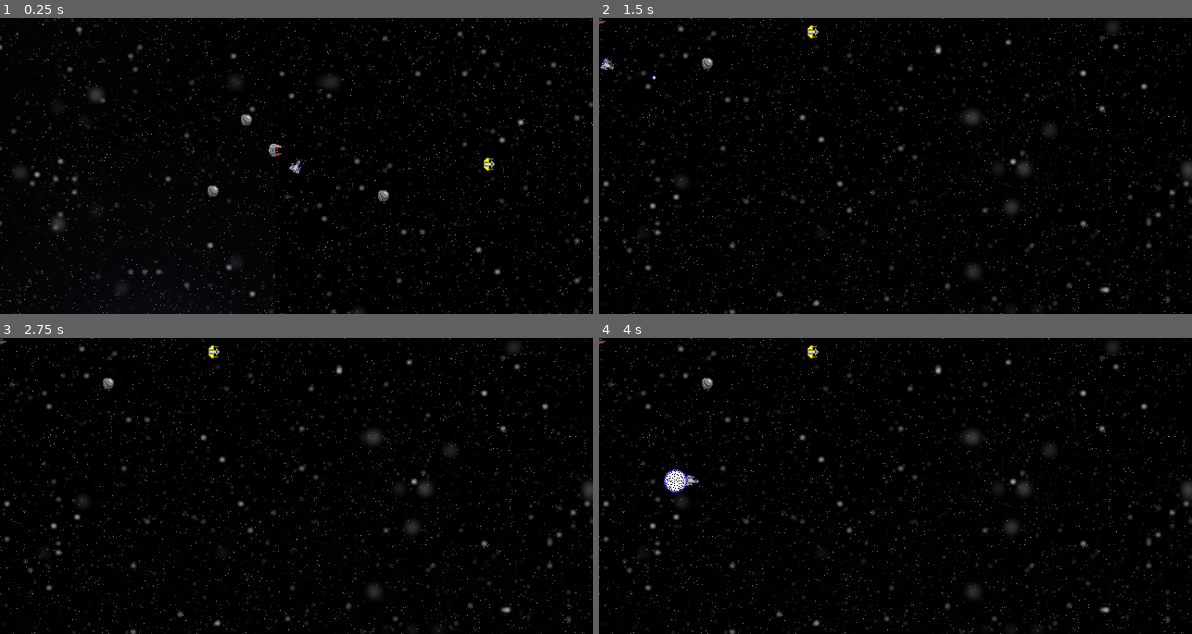
Above: before the commit, frames 1-4 (two rows, left to right).
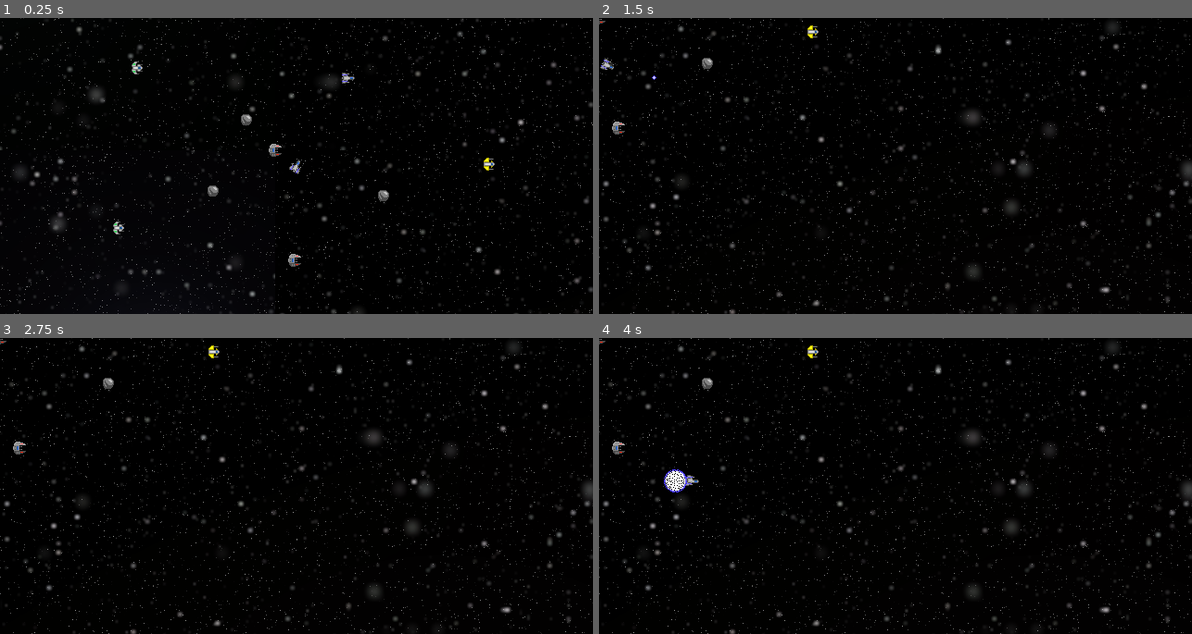
Above: after the commit, the same moments.

Repository: vYORKv/Sector-Flashpoint
Game: Godot game, scene res://Scenes/Game.tscn
Same seed, same stepped clock (60 frames per second), same inputs: the game is played once before the commit and once after it. Sound files missing from this copy of the repository are replaced by a short silence.
Inputs (mouse positions are in pixels of both pictures, inside the frame that each line leads up to):
- Up to frame 1 (0.25 s): no input
- Up to frame 2 (1.5 s): tap Enter (ui_accept) at 0.5, 0.77 s; move the mouse to (1025, 151) at 0.52 s; hold D (strafe_right) 0.53-1.28 s; hold F (combat_speed) 0.53-1.28 s; move the mouse to (776, 180) at 1.27 s; hold S (reverse) from 1.28 s (still down); click (776, 180) at 1.35 s
- Up to frame 3 (2.75 s): tap Enter (ui_accept) at 1.52 s; move the mouse to (355, 420) at 2.02 s; release S (reverse) at 2.03 s; hold D (strafe_right) from 2.03 s (still down); hold F (combat_speed) from 2.03 s (still down)
- Up to frame 4 (4 s): tap Enter (ui_accept) at 2.75, 3.02, 3.77 s; move the mouse to (865, 545) at 2.77 s; release D (strafe_right) at 2.78 s; release F (combat_speed) at 2.78 s; hold W (forward) 2.78-3.53 s; click (865, 545) at 2.85 s; move the mouse to (1073, 530) at 3.52 s; hold A (strafe_left) from 3.53 s (still down); hold F (combat_speed) from 3.53 s (still down)

The runs differ from the first frame. In frame 1, 0.2% of the frame differs, in the area x 19-60%, y 14-85%; in frame 2, less than 0.1%; in frame 3, less than 0.1%; in frame 4, less than 0.1%.
Error in both runs: Attempt to call function 'queue_free' in base 'null instance' on a null instance. (res://Scripts/Player.gd:124)

Commit message:
Created ship spawn function
+Ship spawn function to spawn ship and set type/alliance. +Finished adding remaining alliances' ship explosion animations.

Diff:
--- a/Scenes/Game.tscn
+++ b/Scenes/Game.tscn
@@ -50,3 +50,9 @@
 
 [node name="ShipSpawn3" type="Node2D" parent="GameLaunch"]
 position = Vector2( 21, 119 )
+
+[node name="ShipSpawn4" type="Node2D" parent="GameLaunch"]
+position = Vector2( -149, -89 )
+
+[node name="ShipSpawn5" type="Node2D" parent="GameLaunch"]
+position = Vector2( -169, 84 )
--- a/Scenes/Objects/ShipExplosion.tscn
+++ b/Scenes/Objects/ShipExplosion.tscn
@@ -18,16 +18,42 @@
 [ext_resource path="res://Graphics/Explosions/blue_expl_08.png" type="Texture" id=16]
 [ext_resource path="res://Graphics/Explosions/blue_expl_07.png" type="Texture" id=17]
 [ext_resource path="res://Audio/SFX/ShipFX/explosion_2.wav" type="AudioStream" id=18]
+[ext_resource path="res://Graphics/Explosions/green_expl_06.png" type="Texture" id=19]
+[ext_resource path="res://Graphics/Explosions/green_expl_04.png" type="Texture" id=20]
+[ext_resource path="res://Graphics/Explosions/green_expl_07.png" type="Texture" id=21]
+[ext_resource path="res://Graphics/Explosions/green_expl_03.png" type="Texture" id=22]
+[ext_resource path="res://Graphics/Explosions/green_expl_05.png" type="Texture" id=23]
+[ext_resource path="res://Graphics/Explosions/green_expl_08.png" type="Texture" id=24]
+[ext_resource path="res://Graphics/Explosions/yellow_expl_03.png" type="Texture" id=25]
+[ext_resource path="res://Graphics/Explosions/yellow_expl_01.png" type="Texture" id=26]
+[ext_resource path="res://Graphics/Explosions/yellow_expl_02.png" type="Texture" id=27]
+[ext_resource path="res://Graphics/Explosions/yellow_expl_04.png" type="Texture" id=28]
+[ext_resource path="res://Graphics/Explosions/yellow_expl_07.png" type="Texture" id=29]
+[ext_resource path="res://Graphics/Explosions/yellow_expl_08.png" type="Texture" id=30]
+[ext_resource path="res://Graphics/Explosions/yellow_expl_05.png" type="Texture" id=31]
+[ext_resource path="res://Graphics/Explosions/yellow_expl_06.png" type="Texture" id=32]
+[ext_resource path="res://Graphics/Explosions/green_expl_01.png" type="Texture" id=33]
+[ext_resource path="res://Graphics/Explosions/green_expl_02.png" type="Texture" id=34]
 
 [sub_resource type="SpriteFrames" id=1]
 animations = [ {
+"frames": [ ExtResource( 33 ), ExtResource( 34 ), ExtResource( 22 ), ExtResource( 20 ), ExtResource( 23 ), ExtResource( 19 ), ExtResource( 21 ), ExtResource( 24 ) ],
+"loop": false,
+"name": "green_explosion",
+"speed": 12.0
+}, {
+"frames": [ ExtResource( 26 ), ExtResource( 27 ), ExtResource( 25 ), ExtResource( 28 ), ExtResource( 31 ), ExtResource( 32 ), ExtResource( 29 ), ExtResource( 30 ) ],
+"loop": false,
+"name": "yellow_explosion",
+"speed": 12.0
+}, {
 "frames": [ ExtResource( 1 ), ExtResource( 8 ), ExtResource( 4 ), ExtResource( 5 ), ExtResource( 6 ), ExtResource( 2 ), ExtResource( 3 ), ExtResource( 7 ), null ],
 "loop": false,
 "name": "red_explosion",
 "speed": 12.0
 }, {
 "frames": [ ExtResource( 10 ), ExtResource( 11 ), ExtResource( 12 ), ExtResource( 15 ), ExtResource( 13 ), ExtResource( 14 ), ExtResource( 17 ), ExtResource( 16 ), null ],
-"loop": true,
+"loop": false,
 "name": "blue_explosion",
 "speed": 12.0
 } ]
@@ -37,7 +63,7 @@
 
 [node name="AnimatedSprite" type="AnimatedSprite" parent="."]
 frames = SubResource( 1 )
-animation = "blue_explosion"
+animation = "yellow_explosion"
 
 [node name="SFX" type="AudioStreamPlayer2D" parent="."]
 stream = ExtResource( 18 )
--- a/Scripts/GameLaunch.gd
+++ b/Scripts/GameLaunch.gd
@@ -4,11 +4,16 @@
 const DESIGN_SHIP = preload("res://Scenes/Actors/DesignShip.tscn")
 const AST_SM = preload("res://Scenes/Objects/AsteroidSmall.tscn")
 const CROSSHAIR = preload("res://Graphics/UI/green_crosshair.png")
+const SHIP = preload("res://Scenes/Actors/Ship.tscn")
 
 onready var AS1 = get_node("AsteroidSpawn1")
 onready var AS2 = get_node("AsteroidSpawn2")
 onready var AS3 = get_node("AsteroidSpawn3")
 onready var SS1 = get_node("ShipSpawn1")
+onready var SS2 = get_node("ShipSpawn2")
+onready var SS3 = get_node("ShipSpawn3")
+onready var SS4 = get_node("ShipSpawn4")
+onready var SS5 = get_node("ShipSpawn5")
 
 func _ready():
 	var dummy = DUMMY.instance()
@@ -26,3 +31,15 @@
 	add_child(design_ship)
 	design_ship.position = SS1.global_position
 	Input.set_custom_mouse_cursor(CROSSHAIR)
+
+	ShipSpawner("fighter", "blue", SS2.global_position)
+	ShipSpawner("fighter", "red", SS3.global_position)
+	ShipSpawner("fighter", "green", SS4.global_position)
+	ShipSpawner("fighter", "yellow", SS5.global_position)
+
+func ShipSpawner(type, alliance, spawn):
+	var ship = SHIP.instance()
+	ship.type = type
+	ship.alliance = alliance
+	ship.position = spawn
+	add_child(ship)
--- a/Scripts/Ship.gd
+++ b/Scripts/Ship.gd
@@ -45,7 +45,7 @@
 onready var Shield = get_node("Shield")
 
 func _ready():
-	pass
+	SetStats()
 
 func hit(bullet):
 	if shields_active:
--- a/Scripts/ShipExplosion.gd
+++ b/Scripts/ShipExplosion.gd
@@ -10,6 +10,10 @@
 		animation.set_animation("red_explosion")
 	elif alliance == "blue":
 		animation.set_animation("blue_explosion")
+	elif alliance == "green":
+		animation.set_animation("green_explosion")
+	elif alliance == "yellow":
+		animation.set_animation("yellow_explosion")
 	SFX.play()
 	animation.play()
 
Not shown: 1 places in Scenes/Objects/ShipExplosion.tscn that only renumber resources
